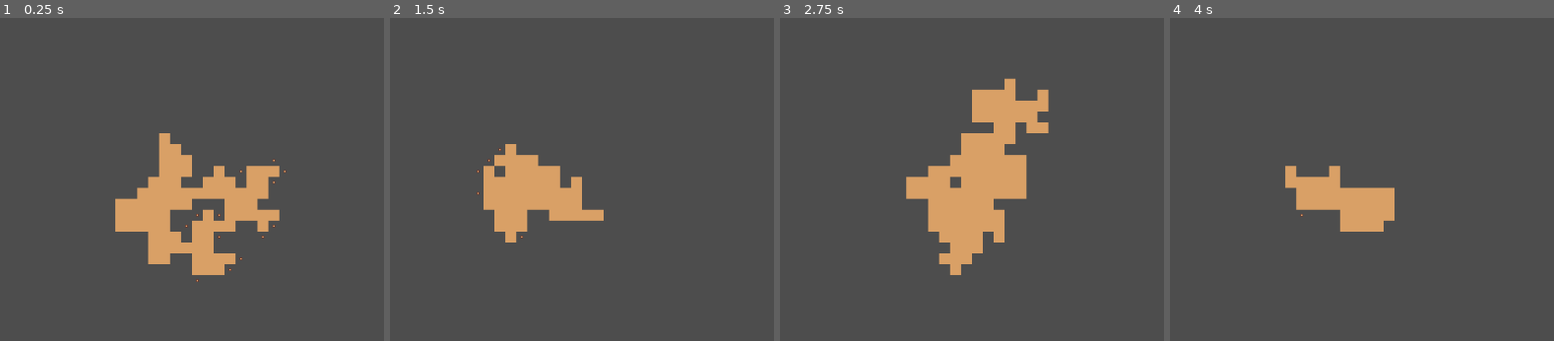
Above: before the commit, frames 1-4 (left to right).
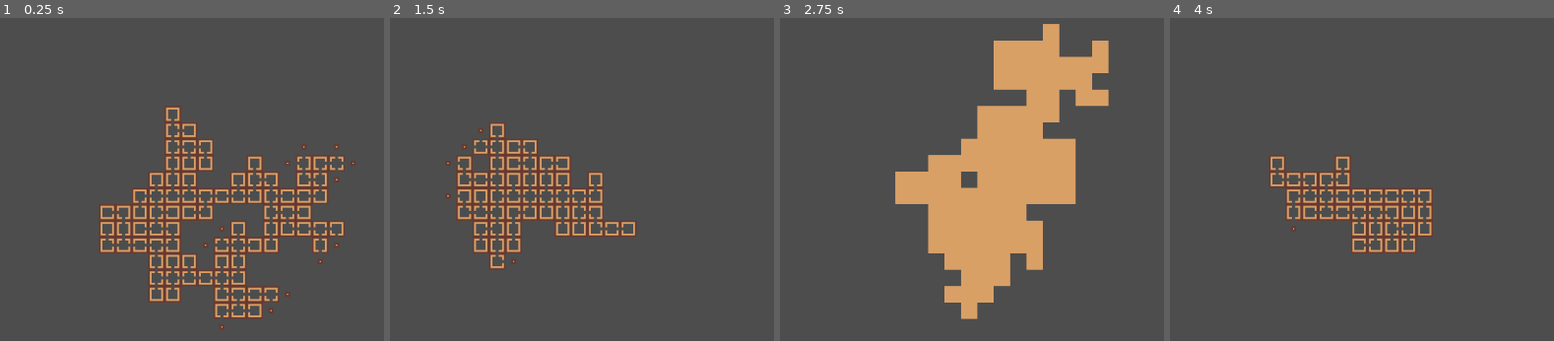
Above: after the commit, the same moments.

Repository: TreacherousDev/Treacherous
Game: Godot game, scene res://main/map_generator/map_generator.tscn
Same seed, same stepped clock (60 frames per second), same inputs: the game is played once before the commit and once after it.
Inputs (mouse positions are in pixels of both pictures, inside the frame that each line leads up to):
- Up to frame 1 (0.25 s): no input
- Up to frame 2 (1.5 s): tap Enter (ui_accept) at 0.5, 0.6, 0.77, 1.07, 1.35 s; move the mouse to (712, 166) at 0.52 s; hold Up (ui_up) 0.53-1.28 s; click (712, 166) at 0.67 s; move the mouse to (outside the picture) at 1.27 s; hold Down (ui_down) from 1.28 s (still down)
- Up to frame 3 (2.75 s): tap Enter (ui_accept) at 1.52, 1.82, 2.1 s; move the mouse to (1006, 89) at 2.02 s; release Down (ui_down) at 2.03 s; hold Up (ui_up) from 2.03 s (still down)
- Up to frame 4 (4 s): tap Enter (ui_accept) at 2.75, 2.85, 3.02, 3.32, 3.6, 3.77 s; move the mouse to (1277, 276) at 2.77 s; click (1277, 276) at 2.92 s; move the mouse to (outside the picture) at 3.52 s; release Up (ui_up) at 3.53 s; hold Down (ui_down) from 3.53 s (still down)

The runs differ from the first frame. In frame 1, 15% of the frame differs, in the area x 25-93%, y 27-97%; in frame 2, 7.7%; in frame 3, 15%, in the area x 30-86%, y 1-94%; in frame 4, 5.4%.

Commit message:
made a separate class for cave gen
class has its own cave gen cellular automata script that extends main

Diff:
--- /dev/null
+++ b/cave_generator.gd
@@ -0,0 +1,83 @@
+extends TDMapGenerator
+
+
+# Called when the node enters the scene tree for the first time.
+#func _ready():
+#	pass # Replace with function body.
+
+
+# Enter: Reload Map
+# Esc: Quit Game
+func _process(_delta):
+	if Input.is_action_just_pressed("ui_accept"):
+		get_tree().reload_current_scene()
+	if Input.is_key_pressed(KEY_ESCAPE):
+		get_tree().quit()
+	if Input.is_action_just_pressed("ui_down"):
+		get_next_border()
+
+func end_production():
+	print("Map completed in ", iterations, " iterations and ", expand_count, " expansions")
+	fill_map_and_get_border()
+
+var outer_cells = []
+var moore_directions := [Vector2i(-1, -1), Vector2i(0, -1), Vector2i(1, -1), Vector2i(-1, 0), Vector2i(1, 0), Vector2i(-1, 1), Vector2i(0, 1), Vector2i(1, 1)]
+var vn_directions := [Vector2i(0, -1), Vector2i(-1, 0), Vector2i(1, 0), Vector2i(0, 1)]
+
+var marker = load("res://main/map_generator/path_marker.tscn")
+func something():
+	var fill_next = []
+	for cell in outer_cells:
+		var neighbor_count = get_moore_neighbor_count_of_cell(cell)
+		if neighbor_count >= 5:
+			fill_next.append(cell)
+
+	var chunk = 0
+	for cell in fill_next:
+		if chunk % 400 == 0:
+			await get_tree().process_frame
+		chunk += 1
+		set_cell(0, cell, 0, Vector2i(16, 0))
+
+
+# GET MOORE NEIGHBOR COUNT OF CELL
+# searches each moore neighbor of the cell and counts how many non empty cells are there in total
+func get_moore_neighbor_count_of_cell(cell) -> int:
+	var neighbor_count: int = 0
+	for direction in moore_directions:
+		var moore_neighbor = cell + direction
+		if get_cell_atlas_coords(0, moore_neighbor) != Vector2i(-1, -1):
+			neighbor_count += 1
+	return neighbor_count
+
+# FILL MAP AND GET BORDER
+# replaces all direcional room sprites with 1 plain textures and gets the bounding shape of the map
+func fill_map_and_get_border():
+	var filled_cells = get_used_cells(0)
+	var chunk = 0
+	for cell in filled_cells:
+		chunk += 1
+		if chunk % 400 == 0:
+			await get_tree().process_frame
+		set_cell(0, cell, 0, Vector2i(16, 0))
+		for direction in vn_directions:
+			var vn_neighbor = cell + direction
+			if get_cell_atlas_coords(0, vn_neighbor) == Vector2i(-1, -1):
+				if !outer_cells.has(vn_neighbor):
+					outer_cells.append(vn_neighbor)
+
+var next_outer_cells = []
+func get_next_border():
+	something()
+	for cell in outer_cells:
+#		var foo = marker.instantiate()
+#		add_child(foo)
+#		foo.global_position = cell * 60 + Vector2i(40, 40)
+		if get_cell_atlas_coords(0, cell) != Vector2i(-1, -1):
+			outer_cells.erase(cell)
+			for direction in vn_directions:
+				var neighbor = cell + direction
+				if get_cell_atlas_coords(0, neighbor) == Vector2i(-1, -1):
+					if !outer_cells.has(neighbor):
+						outer_cells.append(neighbor)
+	print(outer_cells.size())
--- a/main/map_generator/cave_tileset.tres
+++ /dev/null
@@ -1,27 +0,0 @@
-[gd_resource type="TileSet" load_steps=3 format=3 uid="uid://b25comeavgv0j"]
-
-[ext_resource type="Texture2D" uid="uid://du7itsv6m4op2" path="res://main/resources/map_tiles_plain.png" id="1_rev4q"]
-
-[sub_resource type="TileSetAtlasSource" id="TileSetAtlasSource_emgj2"]
-texture = ExtResource("1_rev4q")
-texture_region_size = Vector2i(80, 80)
-0:0/0 = 0
-15:0/0 = 0
-1:0/0 = 0
-2:0/0 = 0
-4:0/0 = 0
-3:0/0 = 0
-5:0/0 = 0
-6:0/0 = 0
-7:0/0 = 0
-8:0/0 = 0
-9:0/0 = 0
-10:0/0 = 0
-11:0/0 = 0
-12:0/0 = 0
-13:0/0 = 0
-14:0/0 = 0
-
-[resource]
-tile_size = Vector2i(80, 80)
-sources/0 = SubResource("TileSetAtlasSource_emgj2")
--- a/main/map_generator/map_generator.gd
+++ b/main/map_generator/map_generator.gd
@@ -45,9 +45,9 @@
 		get_tree().reload_current_scene()
 	if Input.is_key_pressed(KEY_ESCAPE):
 		get_tree().quit()
-	if Input.is_action_just_pressed("ui_up"):
-		print(current_map_size)
-#		find_outer_walls_from_filled_cells()
+	if Input.is_action_just_pressed("ui_down"):
+		pass
+
 ## Path marker sprite
 @export var draw_path: Node2D
 #Draws a path from mouse click to origin
@@ -76,7 +76,7 @@
 ## The internal clock. It is how many times we run the algorithm on a single frame.
 ## Higher means faster but more memory usage.
 @export var batch_size: int = 1
-
+var mode : int = 1
 #############
 # MAIN LOOP #
 #############
@@ -102,16 +102,18 @@
 			rooms_expected_next_iteration -= 1
 			current_map_size += 1
 
-	active_cells.clear()
-	active_cells = next_active_cells
-	next_active_cells = []
+	active_cells = next_active_cells.duplicate()
+	next_active_cells.clear()
 
 	if rooms_expected_next_iteration != 0:
 		run_algorithm()
 	elif current_map_size < map_size:
 		expand_map()
 	else:
-		print("Map completed in ", iterations, " iterations and ", expand_count, " expansions")
+		end_production()
+
+func end_production():
+	print("Map completed in ", iterations, " iterations and ", expand_count, " expansions")
 
 #SHUFFLE ARRAY
 #input: array
@@ -291,12 +293,12 @@
 # USE THE FUNCTIONS LISTED BELOW TO MANIPPULATE THE ROOM SELECTION #
 ####################################################################
 
-#	# sample 1: prevents the map from branching more than 10 branching paths per iteration
-#	if rooms_expected_next_iteration > 20:
-#		force_spawn_closing_room(parent_direction, room_selection)
-#	# sample 2: prevents the map from having less than 4 branching paths per iteration
-#	if rooms_expected_next_iteration < 2:
-#		delete_rooms_from_pool([parent_direction], room_selection)
+	# sample 1: prevents the map from branching more than 10 branching paths per iteration
+	if rooms_expected_next_iteration > 12:
+		force_spawn_closing_room(parent_direction, room_selection)
+	# sample 2: prevents the map from having less than 4 branching paths per iteration
+	if rooms_expected_next_iteration < 1:
+		delete_rooms_from_pool([parent_direction], room_selection)
 ################################################################################################
 
 #ADD ROOM TO POOL
@@ -471,39 +473,3 @@
 	expandable_closing_rooms_by_depth[cell_depth[room]].erase(room)
 	if expandable_closing_rooms_by_depth[cell_depth[room]].is_empty():
 		expandable_closing_rooms_by_depth.erase(cell_depth[room])
-
-
-var outer_cells = []
-var moore_directions := [Vector2i(-1, -1), Vector2i(0, -1), Vector2i(1, -1), Vector2i(-1, 0), Vector2i(1, 0), Vector2i(-1, 1), Vector2i(0, 1), Vector2i(1, 1)]
-var vn_directions := [Vector2i(0, -1), Vector2i(-1, 0), Vector2i(1, 0), Vector2i(0, 1)]
-func find_outer_walls_from_filled_cells():
-	var filled_cells = get_used_cells(0)
-	for filled_cell in filled_cells:
-		for direction in vn_directions:
-			var vn_neighbor = filled_cell + direction
-			if get_cell_atlas_coords(0, vn_neighbor) == Vector2i(-1, -1):
-				if !outer_cells.has(vn_neighbor):
-					outer_cells.append(vn_neighbor)
-	something()
-
-var marker = load("res://main/map_generator/path_marker.tscn")
-func something():
-	var fill_next = []
-	for cell in outer_cells:
-#		var new_marker = marker.instantiate()
-#		add_child(new_marker)
-#		new_marker.global_position = cell * 80 + Vector2i(40, 40)
-		var neighbor_count = get_moore_neighbor_count_of_cell(cell)
-		if neighbor_count > 5:
-			fill_next.append(cell)
-
-	for cell in fill_next:
-		set_cell(0, cell, 0, Vector2i(1, 0))
-
-func get_moore_neighbor_count_of_cell(cell) -> int:
-	var neighbor_count: int = 0
-	for direction in moore_directions:
-		var moore_neighbor = cell + direction
-		if get_cell_atlas_coords(0, moore_neighbor) != Vector2i(-1, -1):
-			neighbor_count += 1
-	return neighbor_count
--- a/main/map_generator/map_generator.tscn
+++ b/main/map_generator/map_generator.tscn
@@ -1,19 +1,18 @@
 [gd_scene load_steps=5 format=3 uid="uid://dyux2g53g0eoo"]
 
-[ext_resource type="TileSet" uid="uid://b25comeavgv0j" path="res://main/map_generator/cave_tileset.tres" id="1_8oxjl"]
-[ext_resource type="Script" path="res://main/map_generator/map_generator.gd" id="2_uhxcg"]
+[ext_resource type="TileSet" uid="uid://6qw2njg2vsa6" path="res://main/resources/map_generator.tres" id="1_fkjr0"]
+[ext_resource type="Script" path="res://cave_generator.gd" id="2_ludot"]
 [ext_resource type="Script" path="res://main/map_generator/draw_path.gd" id="3_lgdg0"]
 [ext_resource type="PackedScene" uid="uid://crfmts8vvxs4a" path="res://main/map_generator/path_marker.tscn" id="4_h5yif"]
 
 [node name="Tilemap" type="TileMap" node_paths=PackedStringArray("draw_path")]
-tile_set = ExtResource("1_8oxjl")
-cell_quadrant_size = 80
+tile_set = ExtResource("1_fkjr0")
 format = 2
-script = ExtResource("2_uhxcg")
+script = ExtResource("2_ludot")
 draw_path = NodePath("DrawPath")
 
 [node name="Camera2D" type="Camera2D" parent="."]
-zoom = Vector2(0.2, 0.2)
+zoom = Vector2(0.4, 0.4)
 
 [node name="DrawPath" type="Node2D" parent="."]
 script = ExtResource("3_lgdg0")
--- a/main/resources/map_generator.tres
+++ b/main/resources/map_generator.tres
@@ -1,11 +1,10 @@
 [gd_resource type="TileSet" load_steps=3 format=3 uid="uid://6qw2njg2vsa6"]
 
-[ext_resource type="Texture2D" uid="uid://c343d242aco0o" path="res://main/resources/room_tilemaps.png" id="1_pvs8g"]
+[ext_resource type="Texture2D" uid="uid://62uevdc8ny0v" path="res://main/resources/room_tilemaps_spritesheet.png" id="1_22r55"]
 
-[sub_resource type="TileSetAtlasSource" id="TileSetAtlasSource_4ginc"]
-texture = ExtResource("1_pvs8g")
-texture_region_size = Vector2i(80, 80)
-0:0/next_alternative_id = 3
+[sub_resource type="TileSetAtlasSource" id="TileSetAtlasSource_mtcuv"]
+texture = ExtResource("1_22r55")
+texture_region_size = Vector2i(60, 60)
 0:0/0 = 0
 1:0/0 = 0
 2:0/0 = 0
@@ -22,7 +21,8 @@
 13:0/0 = 0
 14:0/0 = 0
 15:0/0 = 0
+16:0/0 = 0
 
 [resource]
-tile_size = Vector2i(80, 80)
-sources/0 = SubResource("TileSetAtlasSource_4ginc")
+tile_size = Vector2i(60, 60)
+sources/0 = SubResource("TileSetAtlasSource_mtcuv")
--- a/project.godot
+++ b/project.godot
@@ -15,6 +15,10 @@
 config/features=PackedStringArray("4.0", "Forward Plus")
 config/icon="res://main/icon.svg"
 
+[display]
+
+window/size/mode=3
+
 [rendering]
 
 renderer/rendering_method="mobile"
--- a/test.tscn
+++ b/test.tscn
@@ -1,14 +1,40 @@
-[gd_scene load_steps=5 format=3 uid="uid://bg5ca3dyvlqus"]
+[gd_scene load_steps=7 format=3 uid="uid://bg5ca3dyvlqus"]
 
-[ext_resource type="TileSet" uid="uid://b25comeavgv0j" path="res://main/map_generator/cave_tileset.tres" id="1_whbde"]
 [ext_resource type="Script" path="res://main/map_generator/map_generator.gd" id="2_wqpss"]
 [ext_resource type="Script" path="res://main/map_generator/draw_path.gd" id="3_75lg3"]
 [ext_resource type="PackedScene" uid="uid://crfmts8vvxs4a" path="res://main/map_generator/path_marker.tscn" id="4_pwmsd"]
 
+[sub_resource type="CompressedTexture2D" id="CompressedTexture2D_bq8gq"]
+load_path = "res://.godot/imported/map_tiles_plain.png-1f6ffe3e786c6797c158ec53ba3938f1.ctex"
+
+[sub_resource type="TileSetAtlasSource" id="TileSetAtlasSource_emgj2"]
+texture = SubResource("CompressedTexture2D_bq8gq")
+texture_region_size = Vector2i(80, 80)
+0:0/0 = 0
+15:0/0 = 0
+1:0/0 = 0
+2:0/0 = 0
+4:0/0 = 0
+3:0/0 = 0
+5:0/0 = 0
+6:0/0 = 0
+7:0/0 = 0
+8:0/0 = 0
+9:0/0 = 0
+10:0/0 = 0
+11:0/0 = 0
+12:0/0 = 0
+13:0/0 = 0
+14:0/0 = 0
+
+[sub_resource type="TileSet" id="TileSet_pk06e"]
+tile_size = Vector2i(80, 80)
+sources/0 = SubResource("TileSetAtlasSource_emgj2")
+
 [node name="Node2D" type="Node2D"]
 
 [node name="TDMapGenerator" type="TileMap" parent="." node_paths=PackedStringArray("draw_path")]
-tile_set = ExtResource("1_whbde")
+tile_set = SubResource("TileSet_pk06e")
 format = 2
 script = ExtResource("2_wqpss")
 draw_path = NodePath("TDDrawPath")
Binary file removed: main/resources/map_tiles_plain.png
Binary file removed: main/resources/room_tilemaps.png
Not shown, removed: main/resources/room_tilemaps.png.import
Binary file added: main/resources/room_tilemaps_spritesheet.png
Not shown, changed: main/resources/room_tilemaps_spritesheet.png.import
